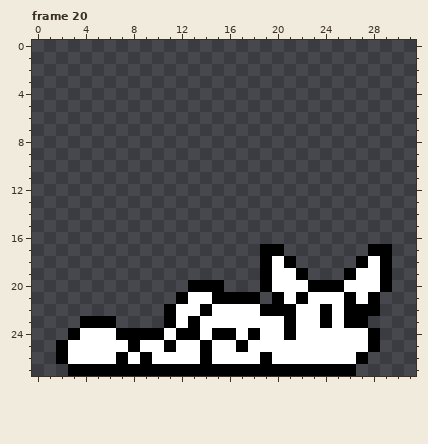
Two states of a pixel-art file, TerraGuardian Sprites/Cait Sith Son.aseprite. The picture above was drawn from the file before the commit.
32x28 pixels, 20 frames. Colours within 5 levels of each other are drawn and written as one. Shown: frame 20. The commit also changed other frames, which this record leaves out.
And afterwards:
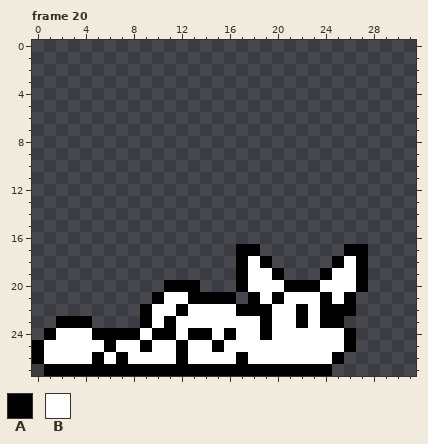
Palette (. is transparent): A #000000  B #ffffff
Edits made:
Frame 20:
y 17: x 17..20 ..AA -> AA..; x 26..29 ..AA -> AA..
y 18: x 17..18 .. -> AB; x 20..21 BA -> ..; x 25..26 .. -> AB; x 28..29 BA -> ..
y 19: x 17..22 ..ABBA -> ABBA..; x 24..29 ..ABBA -> ABBA..
y 20: x 11..12 .. -> AA; x 14..15 AA -> ..; x 17..19 ..A -> ABB; x 21..22 BB -> AA; x 24..25 AA -> BB; x 27..29 BBA -> A..
y 21: x 10..14 ..ABB -> ABBAA; x 17 A -> .; x 19 . -> B; x 22 A -> B; x 24 B -> A; x 27..28 BA -> ..
y 22: x 9..12 ..AB -> ABBA; x 14 A -> B; x 17..18 BB -> AA; x 20..22 AAB -> BBA; x 25 B -> A; x 27..28 AA -> ..
y 23: x 2..3 .. -> AA; x 5..6 AA -> ..; x 9..10 .. -> AB; x 13 A -> B; x 19 B -> A; x 21..22 AB -> BA; x 25..27 BAA -> A..
y 24: x 1..3 ..A -> ABB; x 5..6 BB -> AA; x 9 A -> B; x 11..12 BA -> AB; x 14..15 BA -> AB; x 18..19 AB -> BA; x 21 A -> B; x 26..28 BBA -> A..
y 25: x 0..2 ..A -> ABB; x 6 B -> A; x 8..9 AB -> BA; x 11..12 AB -> BA; x 14..15 AB -> BA; x 17 A -> B; x 26..28 BBA -> A..
y 26: x 0..2 ..A -> ABB; x 5 B -> A; x 9 A -> B; x 12 B -> A; x 14 A -> B; x 17 B -> A; x 19 A -> B; x 25..27 BBA -> A..
y 27: x 1..2 .. -> AA; x 25..26 AA -> ..
Changed places in both pictures, as pixel boxes (x1, y1, x2, y2):
changed: (32, 244, 392, 376)
